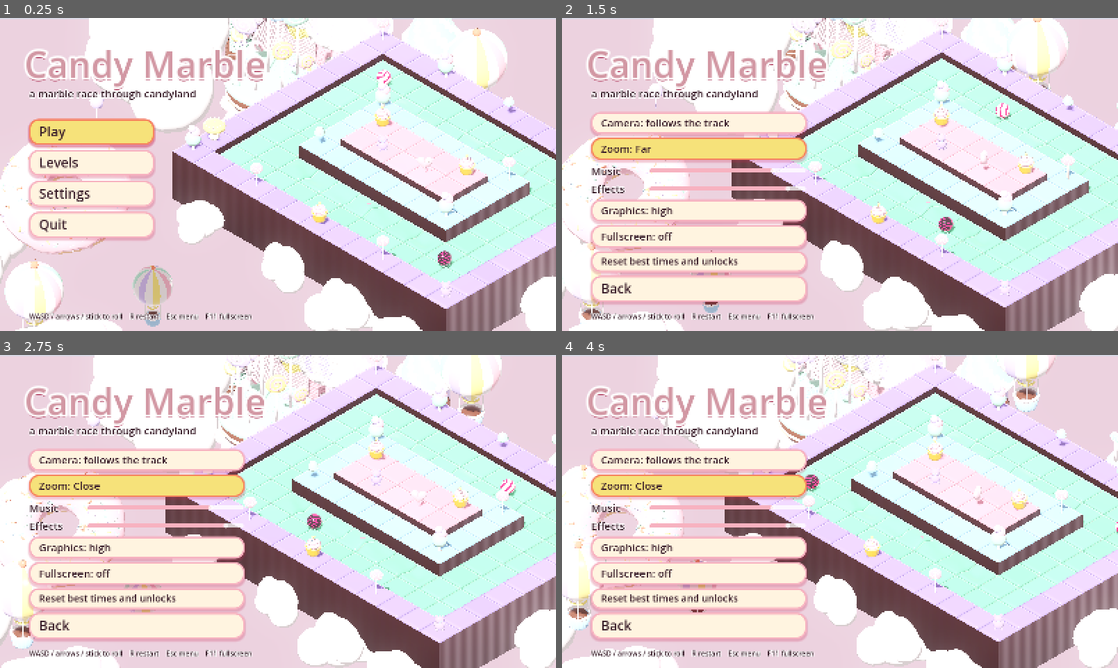
Above: before the commit, frames 1-4 (two rows, left to right).
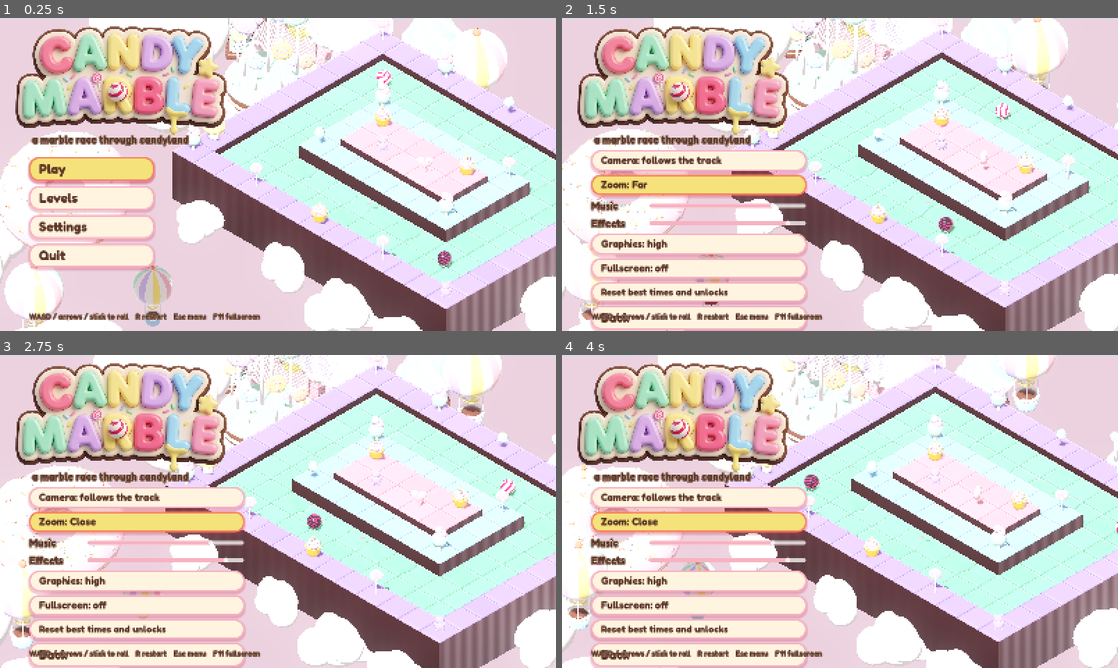
Above: after the commit, the same moments.

Repository: vLX42/candy-marble
Game: Godot game, scene res://scenes/title.tscn
The game is run twice, just before and just after one commit, with the same random seed, the same clock (stepped at 60 frames per second) and the same inputs.
Inputs:
- Up to frame 1 (0.25 s): no input
- Up to frame 2 (1.5 s): click "Settings" at 0.5 s; click "Zoom: Normal" at 1.25 s
- Up to frame 3 (2.75 s): tap Enter at 2 s; hold D from 2.03 s (still down); tap R at 2.1 s
- Up to frame 4 (4 s): release D at 2.78 s; hold S 2.78-3.53 s; tap R at 2.85, 3.6 s; hold D from 3.53 s (still down)

The runs differ from the first frame. In frame 1, 19% of the frame differs, in the area x 2-48%, y 2-97%; in frame 2, 31%; in frame 3, 31%, in the area x 2-48%, y 2-100%; in frame 4, 31%.

Commit message:
Candy logo on the title, Fredoka font and logo-style text everywhere

Diff:
--- /dev/null
+++ b/fonts/fredoka_bold.tres
@@ -0,0 +1,7 @@
+[gd_resource type="FontVariation" load_steps=2 format=3]
+
+[ext_resource type="FontFile" path="res://fonts/Fredoka.ttf" id="1"]
+
+[resource]
+base_font = ExtResource("1")
+variation_opentype = {2003265652: 700}
--- /dev/null
+++ b/fonts/fredoka_semibold.tres
@@ -0,0 +1,7 @@
+[gd_resource type="FontVariation" load_steps=2 format=3]
+
+[ext_resource type="FontFile" path="res://fonts/Fredoka.ttf" id="1"]
+
+[resource]
+base_font = ExtResource("1")
+variation_opentype = {2003265652: 600}
--- a/project.godot
+++ b/project.godot
@@ -26,6 +26,10 @@
 window/stretch/mode="canvas_items"
 window/stretch/aspect="expand"
 
+[gui]
+
+theme/custom_font="res://fonts/fredoka_semibold.tres"
+
 [physics]
 
 common/physics_ticks_per_second=120
--- /dev/null
+++ b/scripts/candy_text.gd
@@ -0,0 +1,54 @@
+class_name CandyText
+## Text in the style of the Candy Marble logo: chunky Fredoka letters in candy
+## pastels, a cream outline and a chocolate edge underneath.
+
+const FONT_BOLD := preload("res://fonts/fredoka_bold.tres")
+const FONT := preload("res://fonts/fredoka_semibold.tres")
+const CHOCOLATE := Color("#5A3426")
+const CREAM := Color("#FFF4E0")
+## Letter colours taken from the logo.
+const PASTELS := [
+	Color("#F4829F"), Color("#8EDDB6"), Color("#F7D66B"), Color("#B99BEA"), Color("#8CC9F0"),
+]
+
+
+## Styles a Label or RichTextLabel. `fill` is the letter colour.
+static func style(c: Control, size: int, fill: Color = CHOCOLATE, bold: bool = true) -> void:
+	var f := FONT_BOLD if bold else FONT
+	var outline := clampi(size / 6, 3, 12)
+	var edge := clampi(size / 10, 2, 8)
+	if c is RichTextLabel:
+		c.add_theme_font_override("normal_font", f)
+		c.add_theme_font_size_override("normal_font_size", size)
+		c.add_theme_color_override("default_color", fill)
+	else:
+		c.add_theme_font_override("font", f)
+		c.add_theme_font_size_override("font_size", size)
+		c.add_theme_color_override("font_color", fill)
+	c.add_theme_color_override("font_outline_color", CREAM)
+	c.add_theme_constant_override("outline_size", outline)
+	c.add_theme_color_override("font_shadow_color", CHOCOLATE)
+	c.add_theme_constant_override("shadow_outline_size", outline + edge)
+	c.add_theme_constant_override("shadow_offset_x", 0)
+	c.add_theme_constant_override("shadow_offset_y", clampi(size / 16, 1, 5))
+
+
+## BBCode that colours each letter in turn with the logo pastels.
+static func rainbow(text: String, start: int = 0) -> String:
+	var out := ""
+	var k := start
+	for ch in text:
+		if ch == " " or ch == "\n":
+			out += ch
+			continue
+		out += "[color=#%s]%s[/color]" % [PASTELS[k % PASTELS.size()].to_html(false), ch]
+		k += 1
+	return out
+
+
+## Styles a Label3D pop-up.
+static func style_3d(l: Label3D, fill: Color) -> void:
+	l.font = FONT_BOLD
+	l.modulate = fill
+	l.outline_modulate = CHOCOLATE
+	l.outline_size = 22
--- a/scripts/main.gd
+++ b/scripts/main.gd
@@ -74,7 +74,7 @@
 var _hud_level: Label
 var _hud_time: Label
 var _hud_best: Label
-var _hud_message: Label
+var _hud_message: RichTextLabel
 var _hud_board: Label
 var _hud_rush: ProgressBar
 var _hud_rush_label: Label
@@ -235,7 +235,7 @@
 		level_time += delta
 	_hud_time.text = "%.2f" % level_time
 	var over_par := level_time > level.time_limit
-	_hud_time.add_theme_color_override("font_color", Palette.RASPBERRY if over_par else Palette.INK)
+	_hud_time.add_theme_color_override("font_color", Palette.RASPBERRY if over_par else CandyText.PASTELS[0])
 	_hud_level.text = "Level %d  %s\nPar %.0f s   Falls %d" % [level_index + 1, level.title, level.time_limit, falls]
 	_update_rush(delta)
 	if rival:
@@ -439,11 +439,9 @@
 	l.text = text
 	l.billboard = BaseMaterial3D.BILLBOARD_ENABLED
 	l.no_depth_test = true
-	l.font_size = int(64 * size)
-	l.outline_size = 16
-	l.modulate = col.lightened(0.1)
-	l.outline_modulate = Palette.INK
+	l.font_size = int(72 * size)
 	l.pixel_size = 0.01
+	CandyText.style_3d(l, col)
 	world.add_child(l)
 	l.global_position = at
 	var tw := l.create_tween().set_parallel()
@@ -492,12 +490,12 @@
 func show_message(text: String, duration: float = 0.0) -> void:
 	_message_token += 1
 	var token := _message_token
-	_hud_message.text = text
+	_set_message(text)
 	if duration <= 0.0:
 		return
 	await get_tree().create_timer(duration).timeout
 	if token == _message_token:
-		_hud_message.text = _sticky_message
+		_set_message(_sticky_message)
 
 
 # --- Setup ------------------------------------------------------------------
@@ -615,10 +613,16 @@
 	_hud_best.horizontal_alignment = HORIZONTAL_ALIGNMENT_RIGHT
 	layer.add_child(_hud_best)
 
-	_hud_message = _label(44)
+	_hud_message = RichTextLabel.new()
+	_hud_message.bbcode_enabled = true
+	_hud_message.fit_content = true
+	_hud_message.scroll_active = false
+	_hud_message.mouse_filter = Control.MOUSE_FILTER_IGNORE
 	_hud_message.anchor_right = 1.0
-	_hud_message.offset_top = 120.0
-	_hud_message.horizontal_alignment = HORIZONTAL_ALIGNMENT_CENTER
+	_hud_message.offset_left = 40.0
+	_hud_message.offset_right = -40.0
+	_hud_message.offset_top = 110.0
+	CandyText.style(_hud_message, 52)
 	layer.add_child(_hud_message)
 
 	_hud_rush = ProgressBar.new()
@@ -661,8 +665,17 @@
 
 func _label(font_size: int) -> Label:
 	var l := Label.new()
-	l.add_theme_font_size_override("font_size", font_size)
-	l.add_theme_color_override("font_color", Palette.INK)
-	l.add_theme_color_override("font_outline_color", Color.WHITE)
-	l.add_theme_constant_override("outline_size", 10)
+	CandyText.style(l, font_size)
 	return l
+
+
+## Big centre message: first line in candy letters, the rest in chocolate.
+func _set_message(text: String) -> void:
+	if text == "":
+		_hud_message.text = ""
+		return
+	var lines := text.split("\n")
+	var out := "[center]" + CandyText.rainbow(lines[0])
+	if lines.size() > 1:
+		out += "\n[font_size=30]" + "\n".join(lines.slice(1)) + "[/font_size]"
+	_hud_message.text = out + "[/center]"
--- a/scripts/title.gd
+++ b/scripts/title.gd
@@ -137,28 +137,21 @@
 	root.theme = _theme
 	layer.add_child(root)
 
-	var logo := Label.new()
-	logo.text = "Candy Marble"
-	logo.add_theme_font_size_override("font_size", 104)
-	logo.add_theme_color_override("font_color", Palette.PINK.darkened(0.15))
-	logo.add_theme_color_override("font_outline_color", Color.WHITE)
-	logo.add_theme_constant_override("outline_size", 26)
-	logo.add_theme_color_override("font_shadow_color", Palette.RASPBERRY.darkened(0.2))
-	logo.add_theme_constant_override("shadow_offset_x", 0)
-	logo.add_theme_constant_override("shadow_offset_y", 8)
-	logo.position = Vector2(70, 60)
+	var logo := TextureRect.new()
+	logo.texture = load("res://art/ui/logo.png")
+	logo.expand_mode = TextureRect.EXPAND_IGNORE_SIZE
+	logo.stretch_mode = TextureRect.STRETCH_KEEP_ASPECT
+	logo.position = Vector2(40, 18)
+	logo.size = Vector2(620, 323)
 	root.add_child(logo)
 	var sub := Label.new()
 	sub.text = "a marble race through candyland"
-	sub.add_theme_font_size_override("font_size", 30)
-	sub.add_theme_color_override("font_color", Palette.INK)
-	sub.add_theme_color_override("font_outline_color", Color.WHITE)
-	sub.add_theme_constant_override("outline_size", 10)
-	sub.position = Vector2(84, 196)
+	CandyText.style(sub, 30)
+	sub.position = Vector2(92, 330)
 	root.add_child(sub)
 
 	_menu = VBoxContainer.new()
-	_menu.position = Vector2(84, 290)
+	_menu.position = Vector2(84, 400)
 	_menu.add_theme_constant_override("separation", 14)
 	root.add_child(_menu)
 	var unlocked := mini(_scores.unlocked(), MainGame.LEVELS.size())
@@ -176,15 +169,12 @@
 	if runs.size() > 0:
 		var best := Label.new()
 		best.text = "Best full run  %.2f s" % runs[0]
-		best.add_theme_font_size_override("font_size", 24)
-		best.add_theme_color_override("font_color", Palette.INK)
-		best.add_theme_color_override("font_outline_color", Color.WHITE)
-		best.add_theme_constant_override("outline_size", 8)
+		CandyText.style(best, 26)
 		_menu.add_child(best)
 	_update_fullscreen_label()
 
 	_levels_panel = VBoxContainer.new()
-	_levels_panel.position = Vector2(84, 280)
+	_levels_panel.position = Vector2(84, 390)
 	_levels_panel.add_theme_constant_override("separation", 14)
 	_levels_panel.visible = false
 	root.add_child(_levels_panel)
@@ -213,10 +203,7 @@
 
 	var hint := Label.new()
 	hint.text = "WASD / arrows / stick to roll    R restart    Esc menu    F11 fullscreen"
-	hint.add_theme_font_size_override("font_size", 20)
-	hint.add_theme_color_override("font_color", Palette.INK)
-	hint.add_theme_color_override("font_outline_color", Color.WHITE)
-	hint.add_theme_constant_override("outline_size", 8)
+	CandyText.style(hint, 22, CandyText.CHOCOLATE, false)
 	hint.anchor_top = 1.0
 	hint.anchor_bottom = 1.0
 	hint.offset_left = 84
@@ -258,6 +245,11 @@
 	_theme.set_color("font_focus_color", "Button", Palette.INK)
 	_theme.set_color("font_pressed_color", "Button", Palette.INK)
 	_theme.set_font_size("font_size", "Button", 38)
+	_theme.set_font("font", "Button", CandyText.FONT_BOLD)
+	_theme.set_color("font_color", "Button", CandyText.CHOCOLATE)
+	_theme.set_color("font_hover_color", "Button", CandyText.CHOCOLATE)
+	_theme.set_color("font_focus_color", "Button", CandyText.CHOCOLATE)
+	_theme.set_color("font_pressed_color", "Button", CandyText.CHOCOLATE)
 	var track := StyleBoxFlat.new()
 	track.bg_color = Color(1, 1, 1, 0.75)
 	track.set_corner_radius_all(10)
@@ -320,7 +312,7 @@
 
 func _build_settings(root: Control) -> void:
 	_settings_panel = VBoxContainer.new()
-	_settings_panel.position = Vector2(84, 270)
+	_settings_panel.position = Vector2(84, 380)
 	_settings_panel.add_theme_constant_override("separation", 10)
 	_settings_panel.visible = false
 	root.add_child(_settings_panel)
@@ -373,10 +365,7 @@
 	var l := Label.new()
 	l.text = title
 	l.custom_minimum_size = Vector2(150, 0)
-	l.add_theme_font_size_override("font_size", 30)
-	l.add_theme_color_override("font_color", Palette.INK)
-	l.add_theme_color_override("font_outline_color", Color.WHITE)
-	l.add_theme_constant_override("outline_size", 8)
+	CandyText.style(l, 30)
 	row.add_child(l)
 	var s := HSlider.new()
 	s.min_value = 0.0
--- a/tests/playtest.gd
+++ b/tests/playtest.gd
@@ -60,8 +60,6 @@
 
 
 func _initialize() -> void:
-	# The input checks below assume the fixed isometric camera.
-	root.get_node("Settings").camera_follow = false
 	main = load("res://scenes/main.tscn").instantiate()
 	main.save_scores = false
 	main.auto_advance = false
@@ -71,6 +69,9 @@
 func _process(delta: float) -> bool:
 	t += delta
 	if phase == 0:
+		# The input checks below assume the fixed isometric camera (set after the
+		# Settings autoload has loaded the player's settings file).
+		root.get_node("Settings").camera_follow = false
 		main.load_level(TestLevel.new())
 		_next()
 		return false
--- a/tests/race_test.gd
+++ b/tests/race_test.gd
@@ -36,7 +36,7 @@
 				_next()
 		2:
 			if pt > 1.5:
-				var msg: String = main._hud_message.text
+				var msg: String = main._hud_message.get_parsed_text()
 				_check("player still finishes, in 2nd place", main.finished and msg.contains("2nd place"),
 					"finished=%s msg=%s" % [main.finished, msg.replace("\n", " | ")])
 				main.start_level(1)
Binary file added: art/reference/08-logo-source.jpg
Binary file added: art/ui/logo.png
Binary file added: fonts/Fredoka.ttf
Not shown, added: fonts/OFL.txt
Not shown, added: scripts/candy_text.gd.uid
Not shown, changed: README.md
Not shown, added: tools/cut_logo.py
